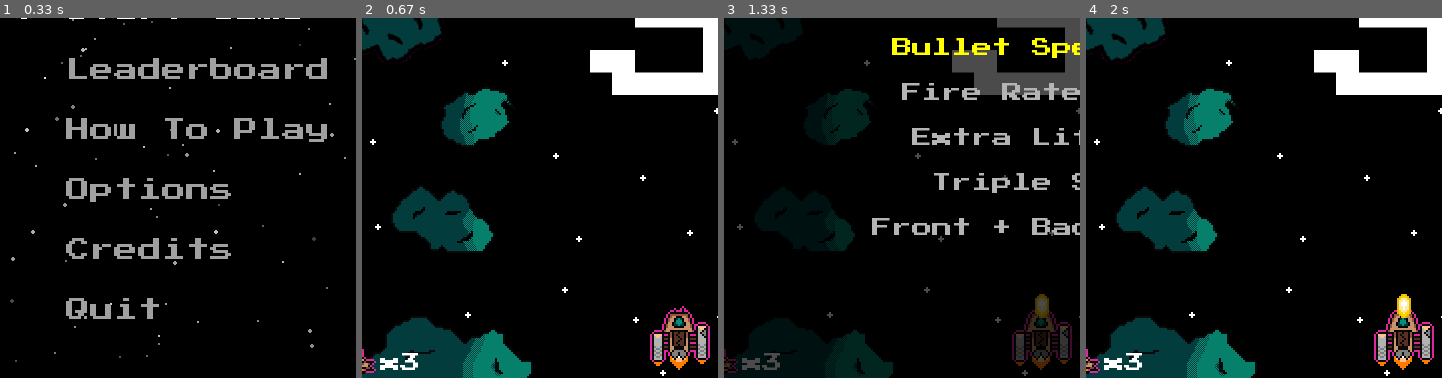
Above: before the commit, frames 1-4 (left to right).
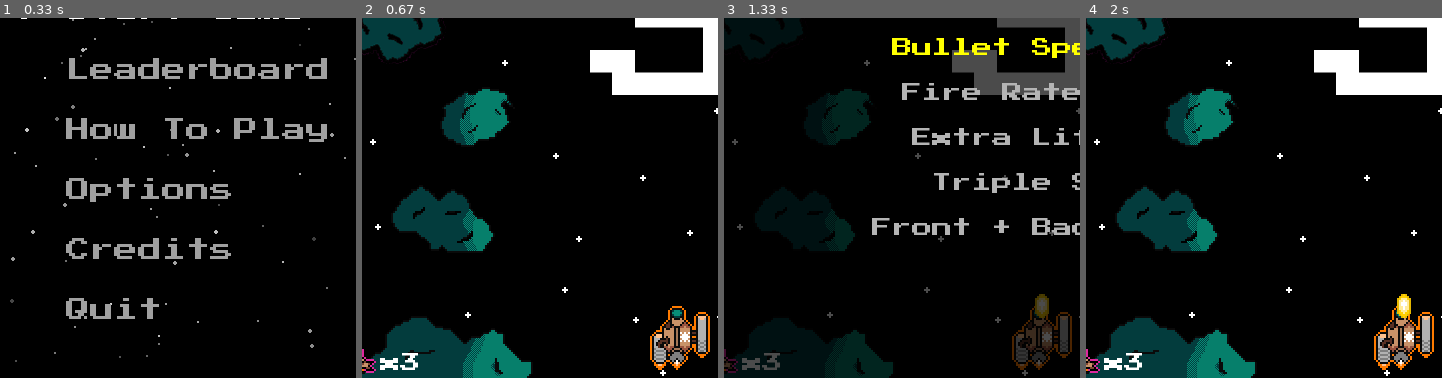
Above: after the commit, the same moments.

Repository: software-engineering-game/pygame-game
Game: pygame game, started from main.py
Same seed, same stepped clock (60 frames per second), same inputs: the game is played once before the commit and once after it.
Inputs:
- Up to frame 1 (0.33 s): no input
- Up to frame 2 (0.67 s): tap Enter at 0.33 s
- Up to frame 3 (1.33 s): tap Space at 0.67 s; tap T at 1 s
- Up to frame 4 (2 s): type "ann" at 1.33 s; tap Enter at 1.67 s; tap Space at 1.88 s
The pictures show only the part of the screen within x 5-55%, y 49-99%; the shares and areas given below are measured in that part.

Frame 1 is identical in both runs. In frame 2, 1.5% of the frame differs, in the area x 80-98%, y 80-98%; in frame 3, 1.2%; in frame 4, 1.5%.

Commit message:
Update game_state.py

Diff:
--- a/states/game_state.py
+++ b/states/game_state.py
@@ -111,7 +111,7 @@
         self.player_start_pos = (app.width // 2, app.height - 50)
         self.player = entities.Player_Auto(
             frames=utils.load_spritesheet(
-                sheet_name="player_auto_ship.png",
+                sheet_name="player_shotgun_ship.png",
                 frame_width=utils.FRAME_SIZE,
                 frame_height=utils.FRAME_SIZE
             ),
